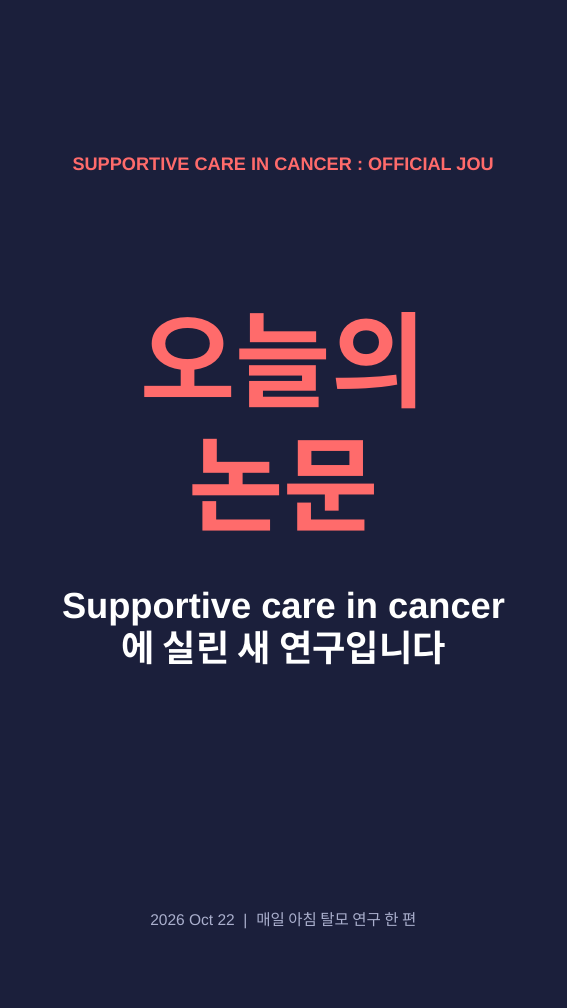
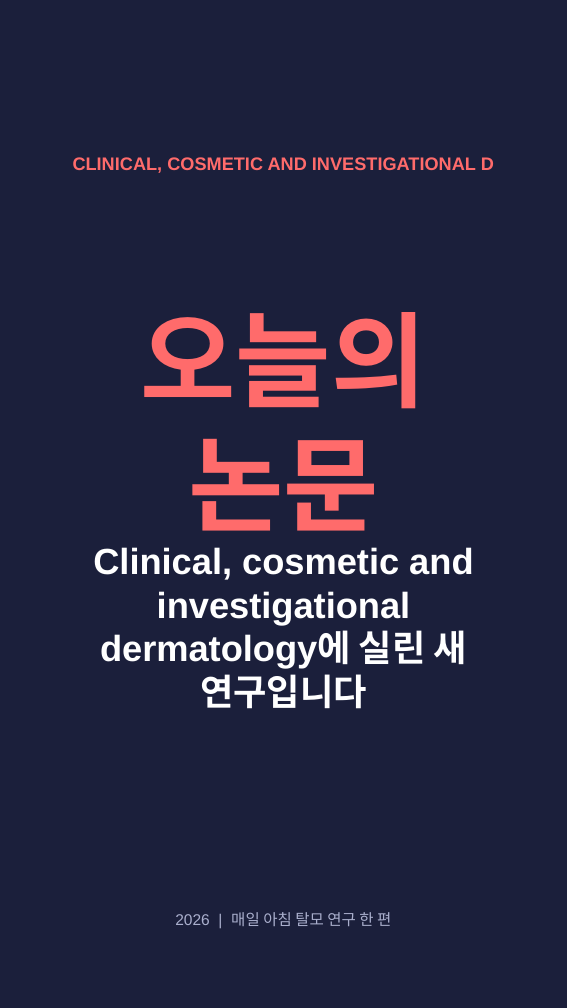
Before and after one commit to hyokang2010-BJ-ANTH/product-builder-test, a slide deck: slide 1 of pwa/data/latest/slides.pptx. Drawn at 567x1008 pixels with LibreOffice and Linux fonts; fonts in the diff are those of the drawing. Boxes give left, top, right and bottom in pixels: in the first picture for what was removed or moved away, otherwise in the second. Text is boxed around its words. In the diff, an @@ line names an element or a change of style, - is before the commit and + after.

```diff
--- a/pwa/data/latest/slides.pptx
+++ b/pwa/data/latest/slides.pptx
@@ text at <box>73,157,494,173</box>: text changed @@
-SUPPORTIVE CARE IN CANCER : OFFICIAL JOU
+CLINICAL, COSMETIC AND INVESTIGATIONAL D
@@ text at <box>93,547,473,709</box>: text changed @@
-Supportive care in cancer에 실린 새 연구입니다
+Clinical, cosmetic and investigational dermatology에 실린 새 연구입니다
@@ text at <box>175,912,391,926</box>: text changed @@
-2026 Oct 22 | 매일 아침 탈모 연구 한 편
+2026 | 매일 아침 탈모 연구 한 편
```
Also in this commit, not shown: 1 other slide changed, 7 slides added, 6 slides removed, 28 other files.
